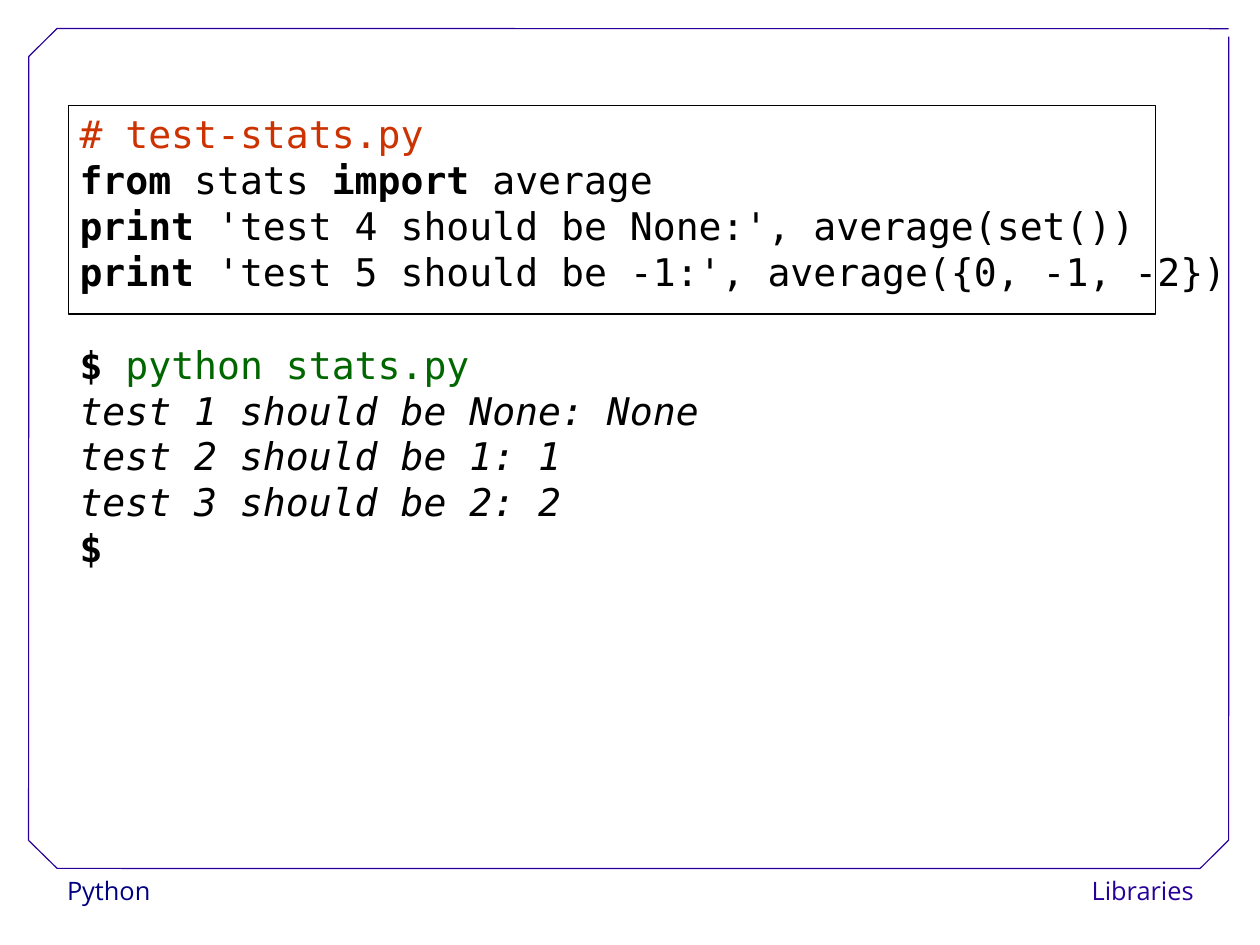
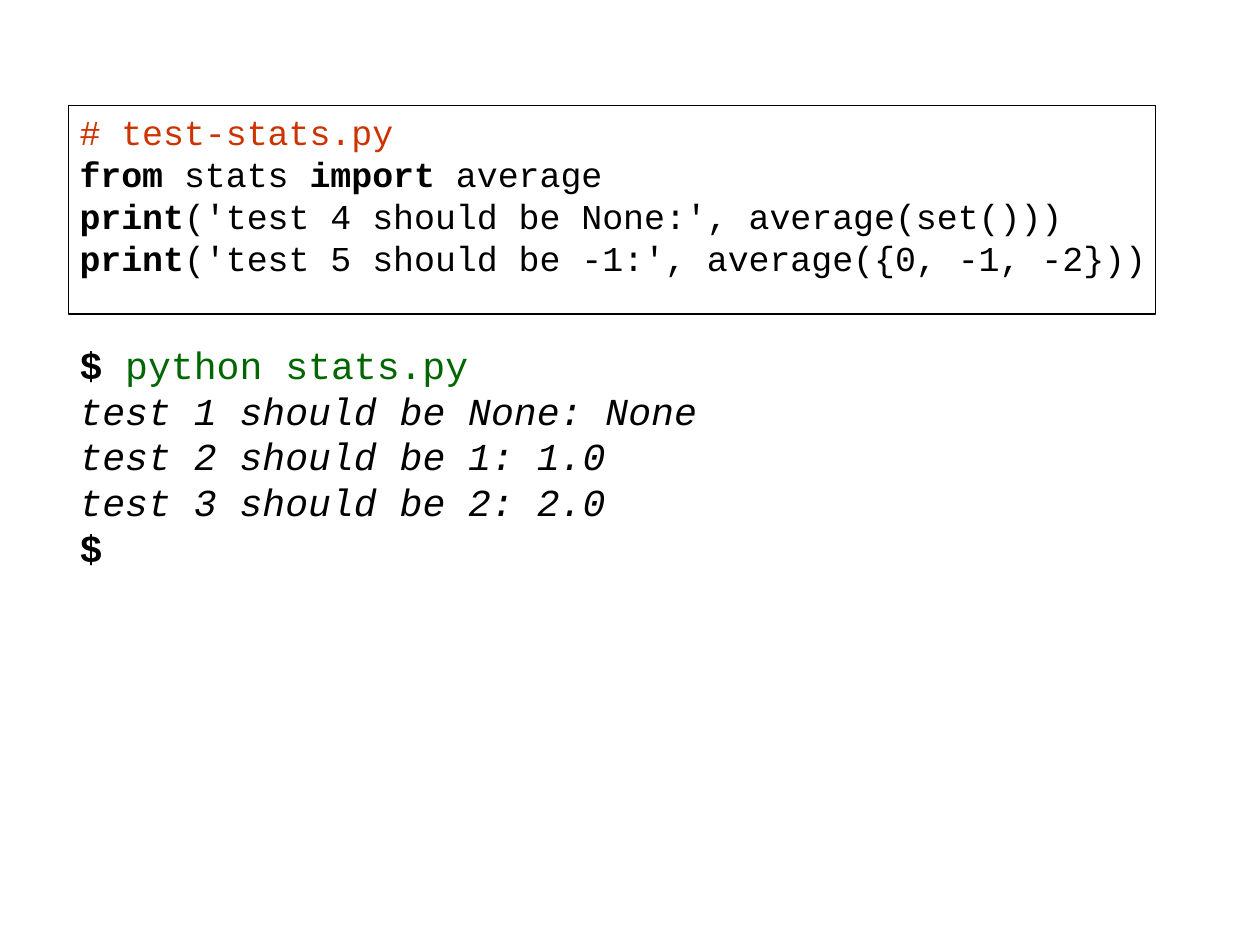
Before and after one commit to ncasuk/ncas-isc, a slide deck: slide 86 of python/presentations/learning_python/16_lib.ppt (slide 91 before the commit). Drawn at 1260x945 pixels with LibreOffice and Linux fonts; fonts in the diff are those of the drawing; background and template pictures are left out. Boxes give left, top, right and bottom in pixels: in the first picture for what was removed or moved away, otherwise in the second. Text is boxed around its words. In the diff, an @@ line names an element or a change of style, - is before the commit and + after.

Commit message:
Updated and changed learning_python13-16

```diff
--- a/python/presentations/learning_python/16_lib.ppt
+++ b/python/presentations/learning_python/16_lib.ppt
@@ text in rectangle at (x1=80, y1=121, x2=602, y2=195): size 24 to 22 pt, font DejaVu Sans Mono to Courier New in "# test-stats.py", "from stats import average" @@
@@ text in rectangle at (x1=80, y1=204, x2=1146, y2=279): text changed; size 24 to 22 pt; font DejaVu Sans Mono to Courier New @@
-print 'test 4 should be None:', average(set())
-print 'test 5 should be -1:', average({0, -1, -2})
+print('test 4 should be None:', average(set()))
+print('test 5 should be -1:', average({0, -1, -2}))
@@ text at (x1=80, y1=352, x2=696, y2=426): font DejaVu Sans Mono to Courier New in "$ python stats.py", "test 1 should be None: None", "$" @@
@@ text at (x1=80, y1=443, x2=606, y2=517): text changed; font DejaVu Sans Mono to Courier New @@
-test 2 should be 1: 1
-test 3 should be 2: 2
+test 2 should be 1: 1.0
+test 3 should be 2: 2.0
@@ group removed at (x1=29, y1=29, x2=1229, y2=869): 7 lines @@
@@ text removed at (x1=67, y1=880, x2=150, y2=906) @@
-Python
@@ text removed at (x1=1092, y1=880, x2=1194, y2=901) @@
-Libraries
```
Also in this commit, not shown: 85 other slides changed, 2 slides added, 7 slides removed, 4 other files.
